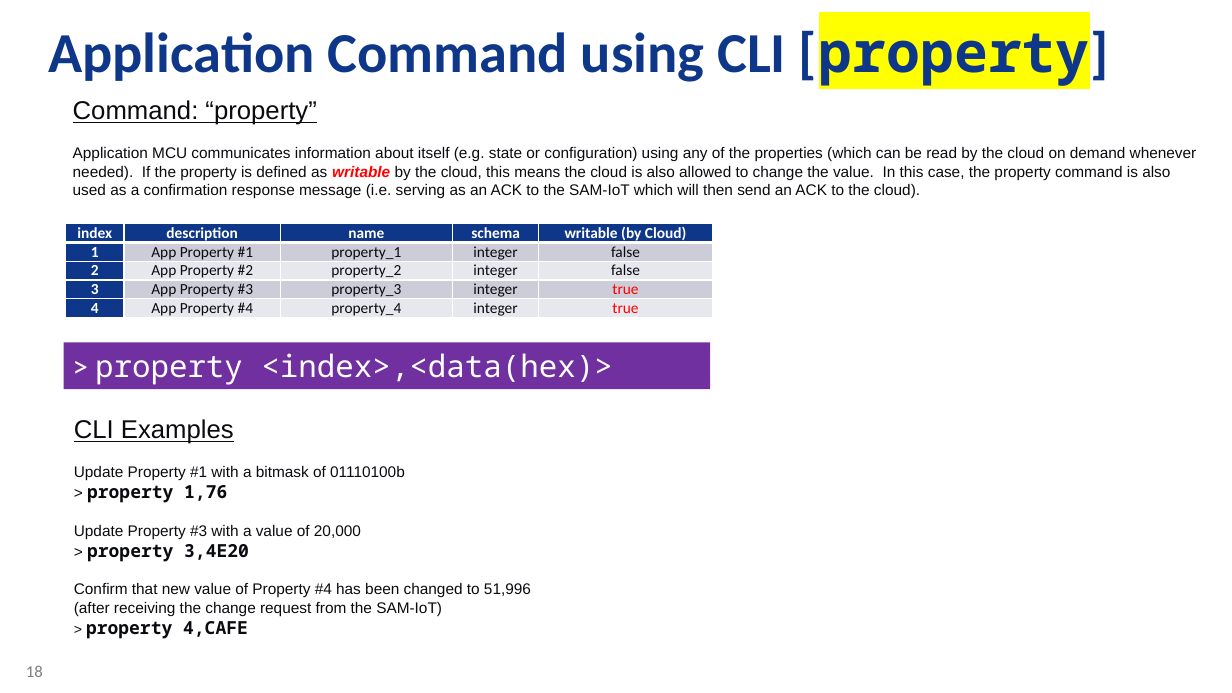
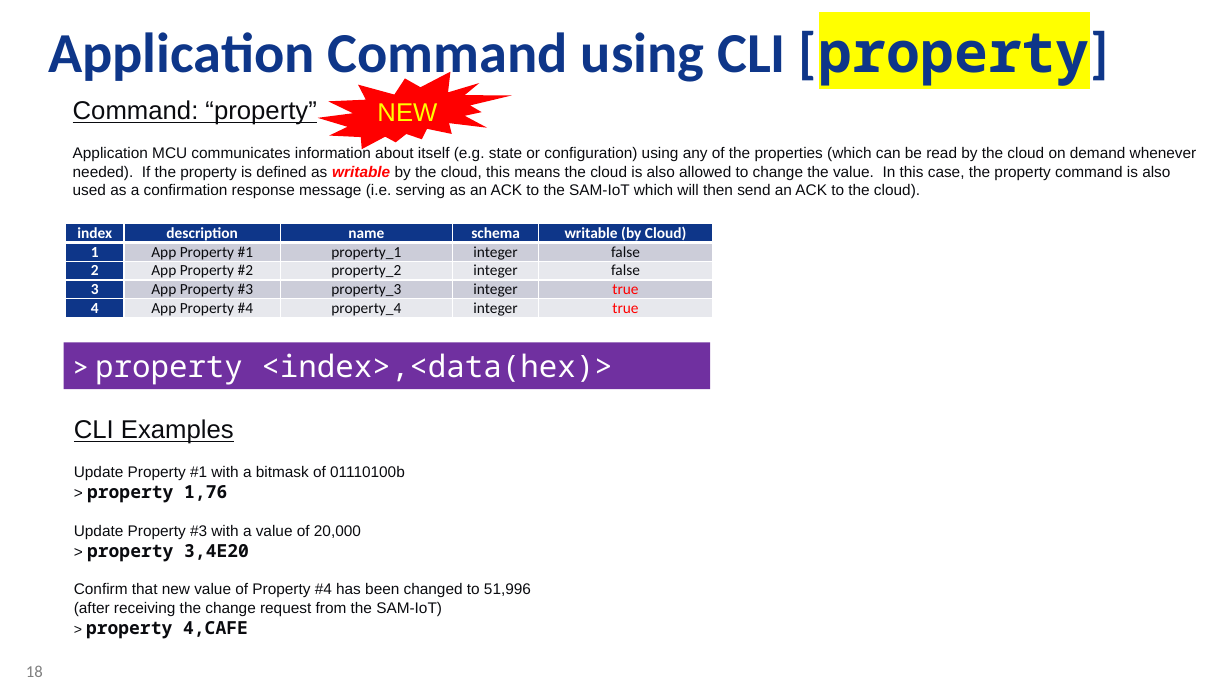
Before and after one commit to Azure-Samples/Microchip-SAM-IoT-Wx, a slide deck: slide 18 of AO-Smith-MSFT-MCHP-r6.pptx. Drawn at 1232x693 pixels with LibreOffice and Linux fonts; fonts in the diff are those of the drawing; background and template pictures are left out. Boxes give left, top, right and bottom in pixels: in the first picture for what was removed or moved away, otherwise in the second. Text is boxed around its words. In the diff, an @@ line names an element or a change of style, - is before the commit and + after.

```diff
--- a/AO-Smith-MSFT-MCHP-r6.pptx
+++ b/AO-Smith-MSFT-MCHP-r6.pptx
@@ irregular seal added at (318, 72, 512, 150), fill #FF0000, 20 pt, text #FFFF00 @@
+NEW
```
Also in this commit, not shown: 3 other slides changed, 1 other file.
